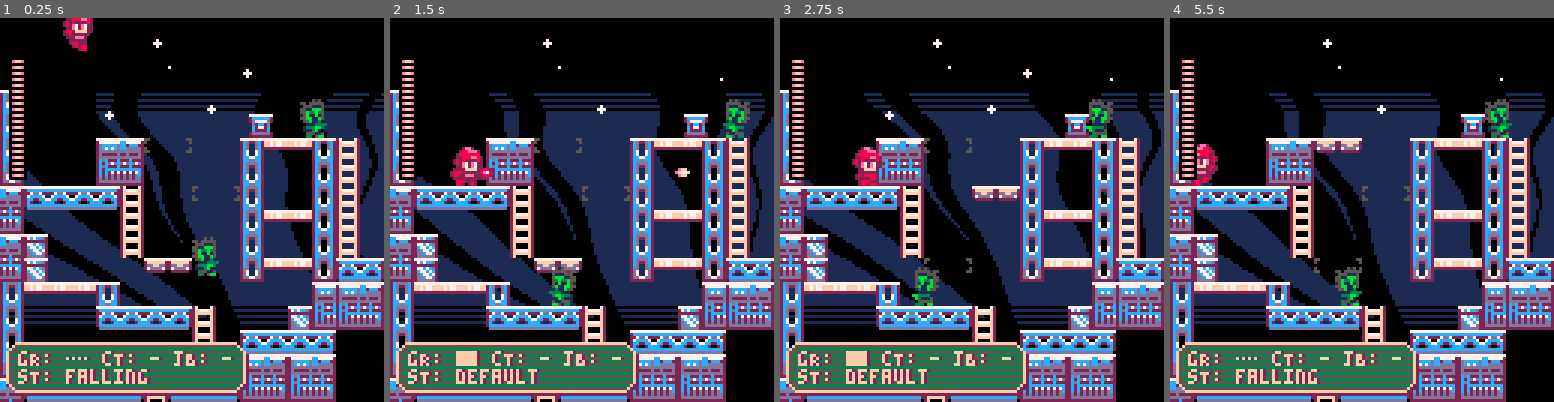
Above: before the commit, frames 1-4 (left to right).
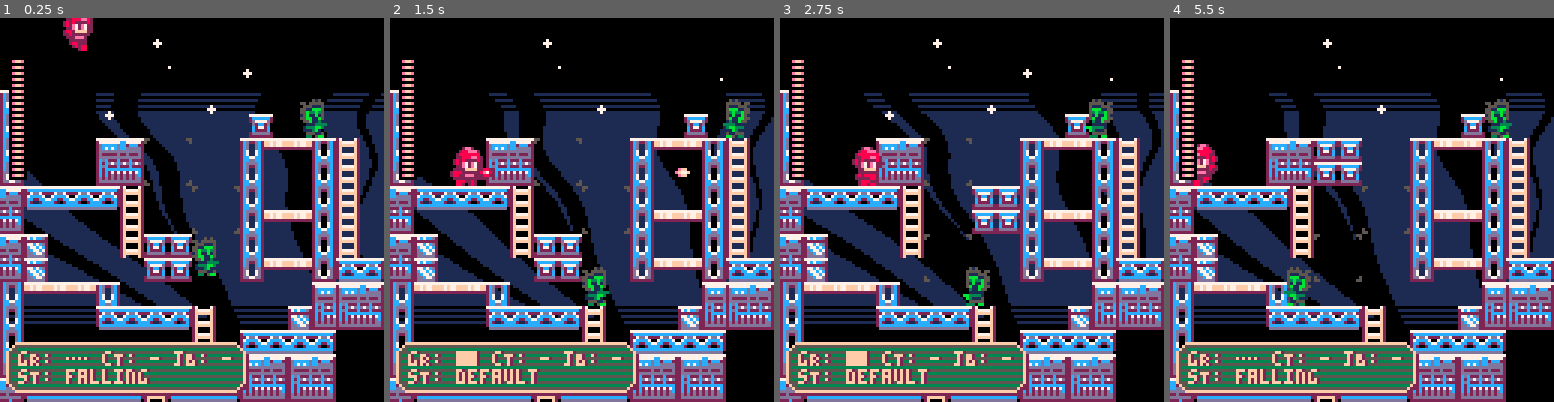
Above: after the commit, the same moments.

Repository: whckmstrjck/picoboy
Game: PICO-8 cartridge picoboy.p8
Two runs of this game, one before a commit and one after it. Both use one fixed random seed, a clock stepped at 60 frames per second and the inputs below.
Inputs:
- Up to frame 1 (0.25 s): no input
- Up to frame 2 (1.5 s): tap X (X key) at 0.33, 1.07 s; tap O (Z key) at 0.7 s
- Up to frame 3 (2.75 s): hold Right 1.6-2.1 s; tap O (Z key) at 1.7, 2.1, 2.5 s; tap X (X key) at 1.85 s; hold Up 2.15-2.42 s; hold Right from 2.47 s (still down)
- Up to frame 4 (5.5 s): tap O (Z key) every 0.4 s from 2.9 to 5.3 s; tap X (X key) at 2.97, 4.08, 5.2 s; release Right at 3.03 s; hold Left 3.08-3.58 s; hold Down 3.63-3.97 s; hold Right 4.02-4.68 s; hold Up 4.73-5.03 s; hold Left from 5.08 s (still down)

The runs differ from the first frame. In frame 1, 1.4% of the frame differs, in the area x 37-63%, y 33-69%; in frame 2, 2.2%; in frame 3, 2.3%; in frame 4, 2.4%, in the area x 29-63%, y 32-75%.

Commit message:
Refactor platform initialization to use solid type and enhance drawing logic with x_offset adjustment

Diff:
--- a/lua/_init.lua
+++ b/lua/_init.lua
@@ -7,10 +7,11 @@
   })
 
   platforms = {
-    Platform:new({ type = 'semisolid', width = 16, height = 5, sequence = { { 48, 64 }, { 64, 40 }, { 48, 24 } } }),
+    Platform:new({ type = 'solid', width = 16, height = 16, sequence = { { 48, 56 }, { 64, 40 }, { 48, 24 } } }),
     -- Platform:new({ x = 40, y = 10, width = 16, range = 20 }),
     -- Platform:new({ x = 64, y = 24, width = 16, range = 44, type = 'semisolid' }),
-    Platform:new({ x = 80, y = 16, width = 8, range = 3 * 8, type = 'solid', direction = 'horizontal', moving = true })
+    Platform:new({ x = 80, y = 16, width = 8, range = 3 * 8, type = 'solid', direction = 'horizontal', moving = true }),
+    Platform:new({ x = 16 * 8, y = 16, width = 8 * 2, range = 6 * 8, type = 'solid', direction = 'vertical', moving = true })
   }
   -- platforms = {}
   enemies = {}
@@ -29,6 +30,12 @@
       y = 1
     })
   )
+  add(
+    enemies, LilBot:new({
+      x = 140,
+      y = 1
+    })
+  )
 
   cam = Camera:new({ target_actor = player, state = 'follow' })
 
--- a/lua/classes/platform.lua
+++ b/lua/classes/platform.lua
@@ -99,6 +99,8 @@
   end,
   draw = function(_ENV)
     local draw = true
+    local x_offset = 0
+
     if sequence != nil then
       if time_current > (time_max - 16) then
         pal(12, 15)
@@ -109,12 +111,17 @@
         pal_set_all(7)
       end
 
-      if time_current < 16 then
-        pal(2, 0)
-        pal(12, 2)
-        pal(13, 2)
-        pal(15, 8)
-        pal(7, 8)
+      if time_current < 24 then
+        if time_current < 8 then
+          pal_set_all(2)
+        else
+          pal(2, 0)
+          pal(12, 2)
+          pal(13, 2)
+          pal(15, 8)
+          pal(7, 8)
+        end
+
         if (time_current % 4 < 2) then
           draw = false
         end
@@ -125,10 +132,10 @@
       for i = 0, width - 8, 8 do
         if type == 'solid' then
           for j = 0, height - 8, 8 do
-            spr(132, x + i, y + j)
+            spr(132, x + i + x_offset, y + j)
           end
         else
-          spr(148, x + i, y)
+          spr(148, x + i + x_offset, y)
         end
       end
     end
